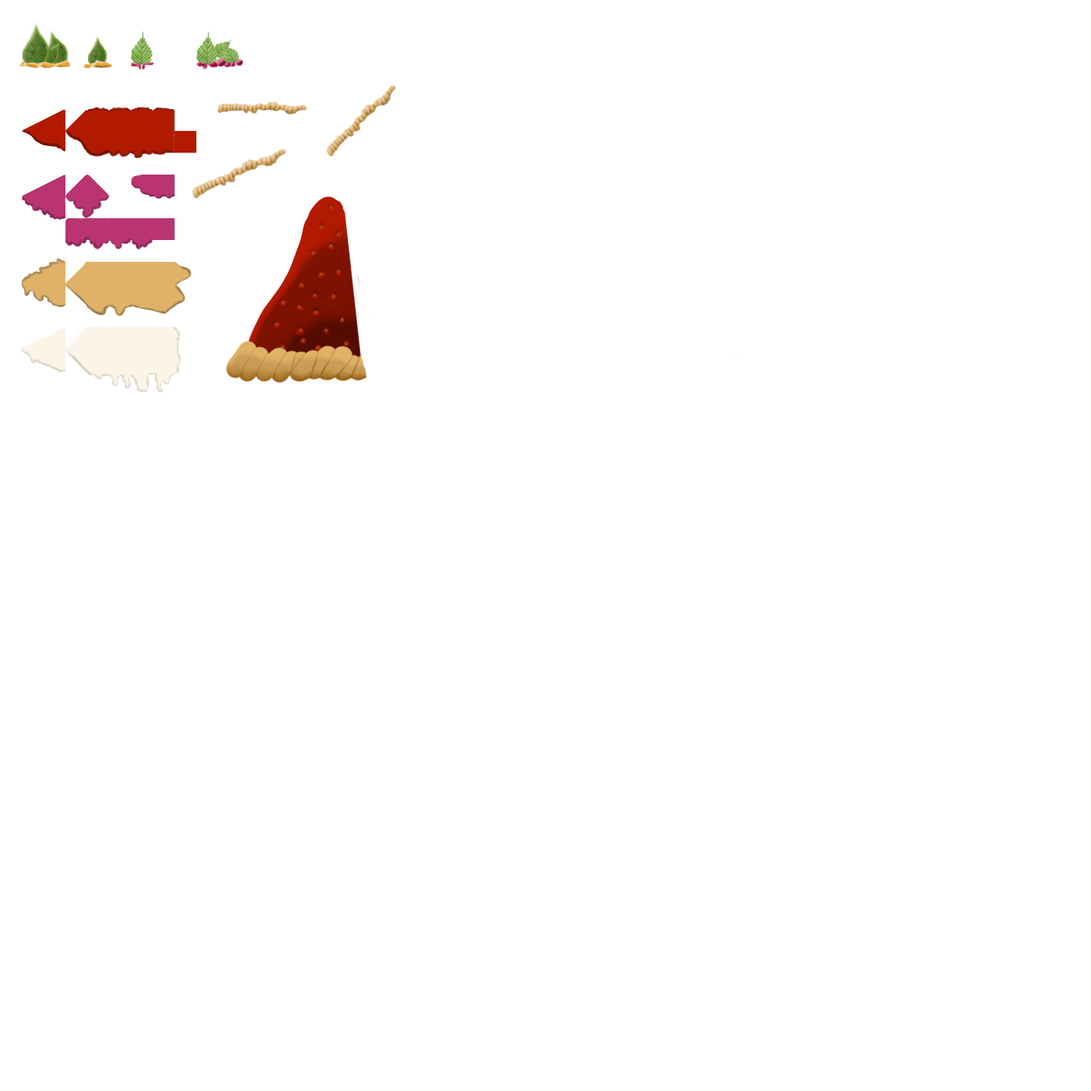
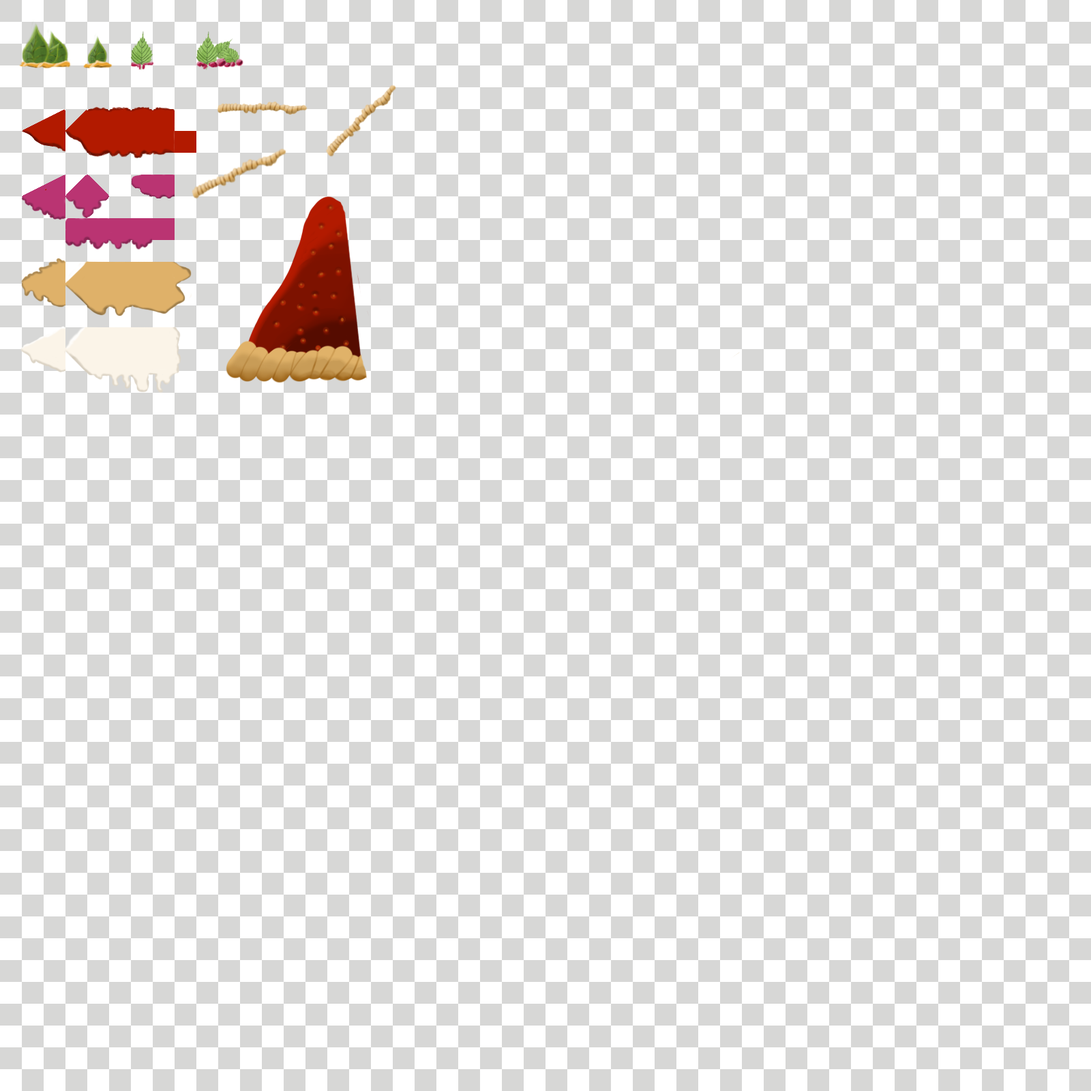
Comparing the layer stacks of the two 1091px x 1091px images. Changes:
showed "Grille_01" over left=0, top=0, right=1091, bottom=1091
